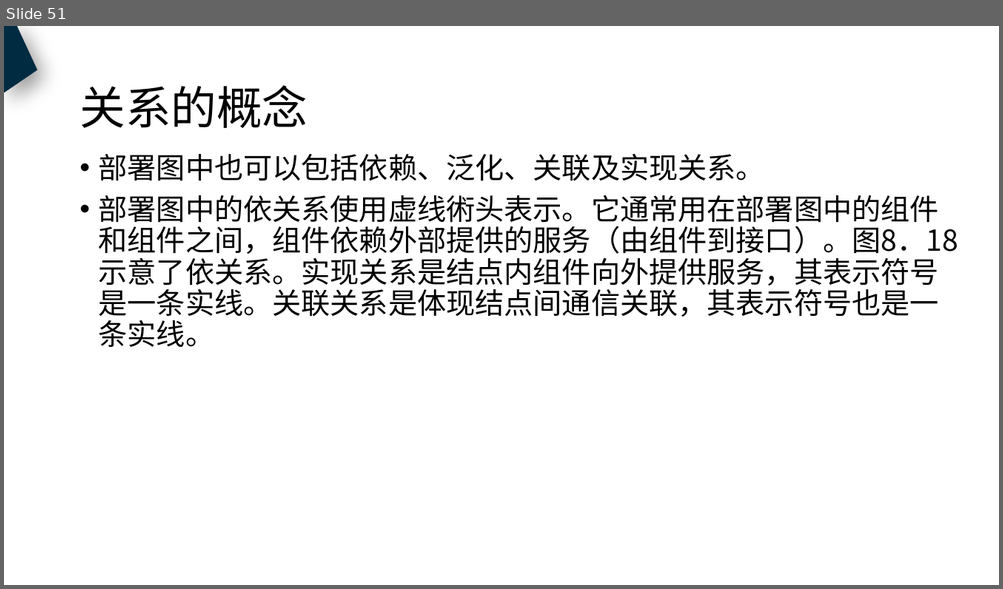
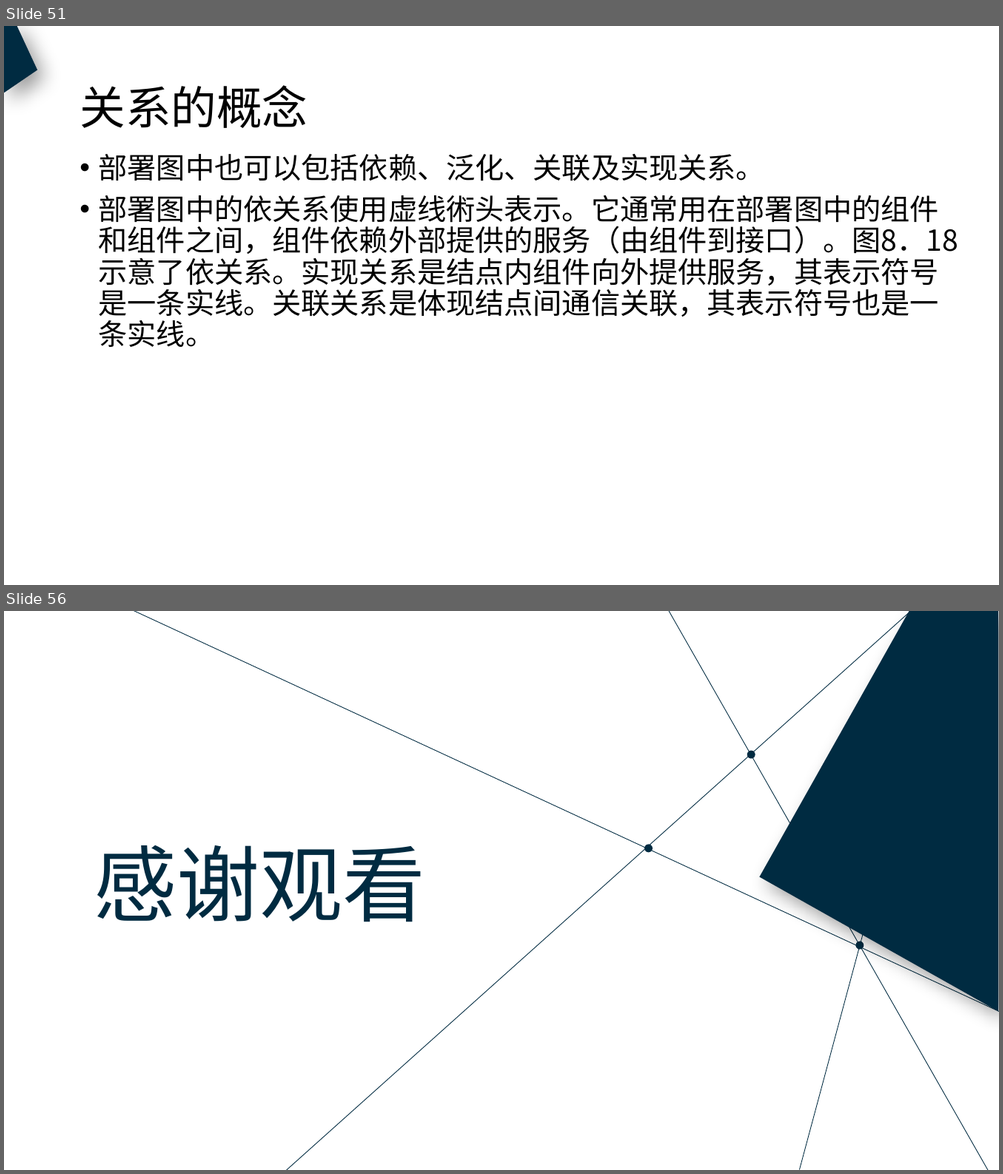
Before and after one commit to PRD2018-G18/PRD2018, a slide deck: 非受控文档/过程文档/图/UML基础1.pptx. Shown one above the other, each under a label of ours: slide 51 before the commit, slides 51 and 56 after it; the slides between them are not shown. The pictures are 1003x589 and 1003x1174 pixels, drawn with LibreOffice and Linux fonts; fonts in the diff are those of the drawing. Boxes give left, top, right and bottom in pixels: in the first picture for what was removed or moved away, otherwise in the second. Text is boxed around its words. In the diff, an @@ line names an element or a change of style, - is before the commit and + after.

```diff
--- a/非受控文档/过程文档/图/UML基础1.pptx
+++ b/非受控文档/过程文档/图/UML基础1.pptx
@@ slide 56 added at <box>4,611,999,1170</box>, background #FFFFFF @@
@@ line added from (128, 611) to (999, 1011), #002B41 0.63 pt @@
@@ line added from (286, 1170) to (910, 611), #002B41 0.63 pt @@
@@ line added from (660, 611) to (988, 1170), #002B41 0.63 pt @@
@@ freeform shape added at <box>759,611,998,1011</box>, fill #002B41 @@
@@ line added from (800, 1170) to (954, 611), #002B41 0.63 pt @@
@@ ellipse added at <box>747,751,755,759</box>, fill #002B41 @@
@@ text added at <box>94,846,426,923</box>, 80 pt, text #002B41 @@
+感谢观看
@@ ellipse added at <box>644,845,652,853</box>, fill #002B41 @@
@@ ellipse added at <box>855,942,864,950</box>, fill #002B41 @@
```
Also in this commit, not shown: 5 slides changed, 4 other slides added, 2 other files.
